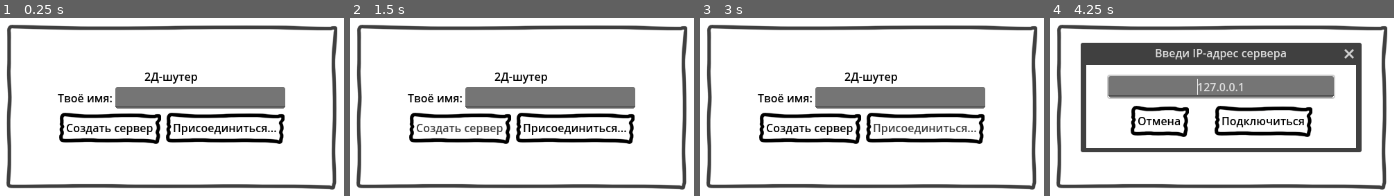
Above: before the commit, frames 1-4 (left to right).
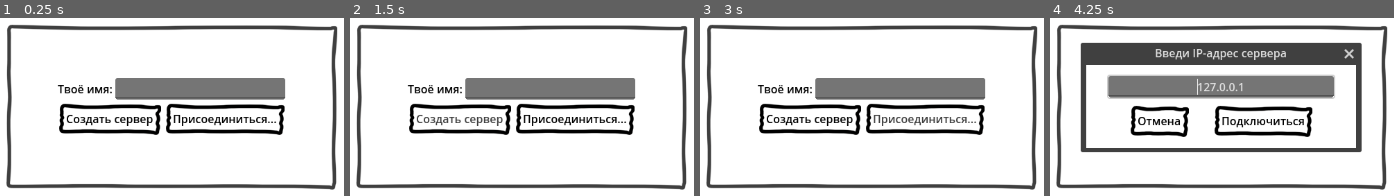
Above: after the commit, the same moments.

Repository: Diamond-Studio-GAMES/circle-shot
Game: Godot game, scene res://core/shooter.tscn
Same seed, same stepped clock (60 frames per second), same inputs: the game is played once before the commit and once after it.
Inputs:
- Up to frame 1 (0.25 s): no input
- Up to frame 2 (1.5 s): click "Создать сервер" at 0.5 s; click "OK" at 1.25 s
- Up to frame 3 (3 s): click "Присоединиться..." at 2 s; click "Отмена" at 2.75 s
- Up to frame 4 (4.25 s): tap Enter at 3.5 s; hold D (move_right) from 3.53 s (still down)

The runs differ from the first frame. In frame 1, 14% of the frame differs, in the area x 16-83%, y 30-71%; in frame 2, 14%; in frame 3, 14%; in frame 4, nothing differs.

Commit message:
Moreeee work

Diff:
--- /dev/null
+++ b/core/game.tscn
@@ -0,0 +1,5 @@
+[gd_scene format=3 uid="uid://d3nsak46hbo2c"]
+
+[node name="Game" type="Node"]
+
+[node name="Players" type="Node" parent="."]
--- a/core/game_config.gd
+++ b/core/game_config.gd
@@ -1,3 +1,4 @@
+@tool
 class_name GameConfig
 extends Resource
 
@@ -5,4 +6,63 @@
 @export_group("Config")
 @export var game_name := "Королевская битва"
 @export_multiline var game_description := "Побеждает последний выживший!"
-@export var maps_count := 0
+@export_file("*.tscn") var game_path: String
+@export_file("*.png") var image_path: String
+@export var maps_count := 0:
+	set(value):
+		var old_size := maps_count
+		maps_count = value
+		maps.resize(value)
+		if old_size < value:
+			for i: int in range(old_size, value):
+				maps[i]["name"] = "Карта"
+				maps[i]["description"] = "Описание"
+				maps[i]["path"] = "res://core/game.tscn"
+				maps[i]["image_path"] = "res://icon.png"
+		notify_property_list_changed()
+@export_group("", "")
+@export_storage var maps: Array[Dictionary]
+
+
+func _get_property_list() -> Array[Dictionary]:
+	var properties: Array[Dictionary] = []
+	for i: int in range(maps_count):
+		properties.append({
+			"name": "maps/%d/name" % (i + 1),
+			"type": TYPE_STRING,
+		})
+		properties.append({
+			"name": "maps/%d/description" % (i + 1),
+			"type": TYPE_STRING,
+			"hint": PROPERTY_HINT_MULTILINE_TEXT,
+		})
+		properties.append({
+			"name": "maps/%d/path" % (i + 1),
+			"type": TYPE_STRING,
+			"hint": PROPERTY_HINT_FILE,
+			"hint_string": "*.tscn",
+		})
+		properties.append({
+			"name": "maps/%d/image_path" % (i + 1),
+			"type": TYPE_STRING,
+			"hint": PROPERTY_HINT_FILE,
+			"hint_string": "*.tscn",
+		})
+	return properties
+
+
+func _get(property: StringName) -> Variant:
+	if not property.begins_with("maps/"):
+		return
+	var splits := property.split("/")
+	var idx := int(splits[1]) - 1
+	return maps[idx][splits[2]]
+
+
+func _set(property: StringName, value: Variant) -> bool:
+	if not property.begins_with("maps/"):
+		return false
+	var splits := property.split("/")
+	var idx := int(splits[1]) - 1
+	maps[idx][splits[2]] = value
+	return true
--- /dev/null
+++ b/core/game_db.gd
@@ -0,0 +1,4 @@
+class_name GameDB
+extends Resource
+
+@export var games: Array[GameConfig]
--- /dev/null
+++ b/core/game_db.tres
@@ -0,0 +1,8 @@
+[gd_resource type="Resource" script_class="GameDB" load_steps=3 format=3 uid="uid://pwq1e7l2ckos"]
+
+[ext_resource type="Resource" uid="uid://i4s2m4jgbyvc" path="res://royale/royale.tres" id="1_6tu3w"]
+[ext_resource type="Script" path="res://core/game_db.gd" id="1_puc5c"]
+
+[resource]
+script = ExtResource("1_puc5c")
+games = Array[Resource("res://core/game_config.gd")]([ExtResource("1_6tu3w")])
--- a/core/shooter.tscn
+++ b/core/shooter.tscn
@@ -6,11 +6,11 @@
 [node name="Shooter" type="Node"]
 script = ExtResource("1_lsxci")
 
-[node name="Lobby" parent="." instance=ExtResource("2_b4glg")]
+[node name="Menu" parent="." instance=ExtResource("2_b4glg")]
 auto_translate_mode = 1
 
-[connection signal="connection_closed" from="." to="Lobby" method="_on_connection_closed"]
-[connection signal="game_created" from="." to="Lobby" method="_on_game_created"]
-[connection signal="game_joined" from="." to="Lobby" method="_on_game_joined"]
-[connection signal="game_create_requested" from="Lobby" to="." method="create_game"]
-[connection signal="game_join_requested" from="Lobby" to="." method="join_game"]
+[connection signal="connection_closed" from="." to="Menu" method="_on_connection_closed"]
+[connection signal="game_created" from="." to="Menu" method="_on_game_created"]
+[connection signal="game_joined" from="." to="Menu" method="_on_game_joined"]
+[connection signal="game_create_requested" from="Menu" to="." method="create_game"]
+[connection signal="game_join_requested" from="Menu" to="." method="join_game"]
--- a/menu/menu.gd
+++ b/menu/menu.gd
@@ -26,7 +26,8 @@
 	var label := Label.new()
 	label.text = player_name
 	label.name = str(id)
-	if id == multiplayer.get_unique_id() or id == 1 and not Shooter.HEADLESS:
+	prints(id, multiplayer.get_unique_id(), player_name)
+	if id == multiplayer.get_unique_id():
 		label.text += " (Ты)"
 	_players_container.add_child(label)
 
@@ -37,7 +38,7 @@
 
 
 @rpc("any_peer")
-func register_new_player(player_name: String, data := {}) -> void:
+func register_new_player(player_name: String) -> void:
 	if not multiplayer.is_server():
 		return
 	var id := multiplayer.get_remote_sender_id()
@@ -54,13 +55,13 @@
 		set_admin.rpc_id(id, false)
 	add_player_entry.rpc(id, player_name)
 	if not Shooter.HEADLESS:
-		add_player_entry(id, player_name)
+		add_player_entry(id if id else 1, player_name)
 
 
 @rpc
 func set_admin(admin: bool) -> void:
-	($Base/Centering/Lobby/StartGame as Button).visible = admin
-	($Base/Centering/Lobby/Hint as Label).visible = not admin
+	($Base/Centering/Lobby/AdminPanel as VBoxContainer).visible = admin
+	($Base/Centering/Lobby/ClientHint as Label).visible = not admin
 
 
 @rpc
--- a/menu/menu.tscn
+++ b/menu/menu.tscn
@@ -1,6 +1,7 @@
-[gd_scene load_steps=2 format=3 uid="uid://c0mui01tvaame"]
+[gd_scene load_steps=3 format=3 uid="uid://c0mui01tvaame"]
 
 [ext_resource type="Script" path="res://menu/menu.gd" id="1_k78bo"]
+[ext_resource type="Texture2D" uid="uid://c5dcmh33o1646" path="res://icon.png" id="2_68g5o"]
 
 [node name="Menu" type="Control"]
 layout_mode = 3
@@ -55,11 +56,6 @@
 [node name="Main" type="VBoxContainer" parent="Base/Centering"]
 layout_mode = 2
 
-[node name="Title" type="Label" parent="Base/Centering/Main"]
-layout_mode = 2
-size_flags_horizontal = 4
-text = "2Д-шутер"
-
 [node name="Name" type="HBoxContainer" parent="Base/Centering/Main"]
 layout_mode = 2
 
@@ -75,6 +71,7 @@
 
 [node name="Buttons" type="HBoxContainer" parent="Base/Centering/Main"]
 layout_mode = 2
+alignment = 1
 
 [node name="Create" type="Button" parent="Base/Centering/Main/Buttons"]
 layout_mode = 2
@@ -107,21 +104,107 @@
 auto_translate_mode = 1
 layout_mode = 2
 
-[node name="StartGame" type="Button" parent="Base/Centering/Lobby"]
+[node name="Game" type="TextureRect" parent="Base/Centering/Lobby"]
+auto_translate_mode = 1
+self_modulate = Color(0.752941, 0.752941, 0.752941, 1)
+custom_minimum_size = Vector2(320, 64)
+layout_mode = 2
+texture = ExtResource("2_68g5o")
+expand_mode = 1
+
+[node name="Container" type="VBoxContainer" parent="Base/Centering/Lobby/Game"]
+layout_mode = 1
+anchors_preset = 15
+anchor_right = 1.0
+anchor_bottom = 1.0
+grow_horizontal = 2
+grow_vertical = 2
+
+[node name="Name" type="Label" parent="Base/Centering/Lobby/Game/Container"]
+layout_mode = 2
+size_flags_vertical = 3
+theme_override_colors/font_color = Color(1, 1, 1, 1)
+theme_override_font_sizes/font_size = 24
+text = "try"
+horizontal_alignment = 1
+vertical_alignment = 1
+
+[node name="Description" type="Label" parent="Base/Centering/Lobby/Game/Container"]
+auto_translate_mode = 1
+layout_mode = 2
+size_flags_vertical = 1
+theme_override_colors/font_color = Color(1, 1, 1, 1)
+text = "rtyrtyrtyrtyrtyrtyr"
+horizontal_alignment = 1
+vertical_alignment = 1
+
+[node name="Map" type="TextureRect" parent="Base/Centering/Lobby"]
+self_modulate = Color(0.752941, 0.752941, 0.752941, 1)
+custom_minimum_size = Vector2(320, 64)
+layout_mode = 2
+texture = ExtResource("2_68g5o")
+expand_mode = 1
+
+[node name="Container" type="VBoxContainer" parent="Base/Centering/Lobby/Map"]
+auto_translate_mode = 1
+layout_mode = 1
+anchors_preset = 15
+anchor_right = 1.0
+anchor_bottom = 1.0
+grow_horizontal = 2
+grow_vertical = 2
+
+[node name="Name" type="Label" parent="Base/Centering/Lobby/Map/Container"]
+auto_translate_mode = 1
+layout_mode = 2
+size_flags_vertical = 3
+theme_override_colors/font_color = Color(1, 1, 1, 1)
+theme_override_font_sizes/font_size = 24
+text = "екукекуе"
+horizontal_alignment = 1
+vertical_alignment = 1
+
+[node name="Description" type="Label" parent="Base/Centering/Lobby/Map/Container"]
+auto_translate_mode = 1
+layout_mode = 2
+size_flags_vertical = 1
+theme_override_colors/font_color = Color(1, 1, 1, 1)
+text = "екнкенке"
+horizontal_alignment = 1
+vertical_alignment = 1
+
+[node name="ClientHint" type="Label" parent="Base/Centering/Lobby"]
+visible = false
+layout_mode = 2
+text = "Начать игру может только хост."
+horizontal_alignment = 1
+
+[node name="AdminPanel" type="VBoxContainer" parent="Base/Centering/Lobby"]
+visible = false
+layout_mode = 2
+
+[node name="StartGame" type="Button" parent="Base/Centering/Lobby/AdminPanel"]
 auto_translate_mode = 1
 layout_mode = 2
 size_flags_horizontal = 4
 toggle_mode = true
 text = "Начать игру!"
 
-[node name="Hint" type="Label" parent="Base/Centering/Lobby"]
-visible = false
-layout_mode = 2
-text = "Начать игру может только хост."
-horizontal_alignment = 1
+[node name="Buttons" type="HBoxContainer" parent="Base/Centering/Lobby/AdminPanel"]
+layout_mode = 2
+alignment = 1
+
+[node name="ChangeGame" type="Button" parent="Base/Centering/Lobby/AdminPanel/Buttons"]
+layout_mode = 2
+text = "Сменить режим игры..."
+
+[node name="ChangeMap" type="Button" parent="Base/Centering/Lobby/AdminPanel/Buttons"]
+auto_translate_mode = 1
+layout_mode = 2
+text = "Сменить карту..."
 
 [connection signal="confirmed" from="IPDialog" to="." method="_on_ip_dialog_confirmed"]
 [connection signal="text_changed" from="IPDialog/LineEdit" to="." method="_on_line_edit_text_changed"]
 [connection signal="pressed" from="Base/Centering/Main/Buttons/Create" to="." method="_on_create_pressed"]
 [connection signal="pressed" from="Base/Centering/Main/Buttons/Join" to="." method="_on_join_pressed"]
-[connection signal="pressed" from="Base/Centering/Lobby/StartGame" to="." method="_on_create_pressed"]
+[connection signal="pressed" from="Base/Centering/Lobby/AdminPanel/StartGame" to="." method="_on_create_pressed"]
--- a/royale/royale.tres
+++ b/royale/royale.tres
@@ -6,4 +6,16 @@
 script = ExtResource("1_x4pw4")
 game_name = "Королевская битва"
 game_description = "Побеждает последний выживший!"
-maps_count = 0
+game_path = "uid://hhq082lmqs3x"
+image_path = "uid://c5dcmh33o1646"
+maps_count = 1
+maps = Array[Dictionary]([{
+"description": "Как в старые добрые...",
+"image_path": "res://icon.png",
+"name": "Классика",
+"path": "uid://dtui0y2krx3gd"
+}])
+maps/1/name = "Классика"
+maps/1/description = "Как в старые добрые..."
+maps/1/path = "uid://dtui0y2krx3gd"
+maps/1/image_path = "res://icon.png"
--- a/royale/royale.tscn
+++ b/royale/royale.tscn
@@ -1,9 +1,5 @@
-[gd_scene load_steps=2 format=3 uid="uid://d3nsak46hbo2c"]
+[gd_scene load_steps=2 format=3 uid="uid://cm83ly2pk1dlo"]
 
-[ext_resource type="PackedScene" uid="uid://dtui0y2krx3gd" path="res://royale/maps/classic/level.tscn" id="1_7vymk"]
+[ext_resource type="PackedScene" uid="uid://d3nsak46hbo2c" path="res://core/game.tscn" id="1_5uf7s"]
 
-[node name="Game" type="Node"]
-
-[node name="Level" parent="." instance=ExtResource("1_7vymk")]
-
-[node name="Players" type="Node" parent="."]
+[node name="Game" instance=ExtResource("1_5uf7s")]
Binary file added: menu/title.png
Renamed: royale/maps/classic/level.tscn -> royale/maps/classic/classic.tscn
